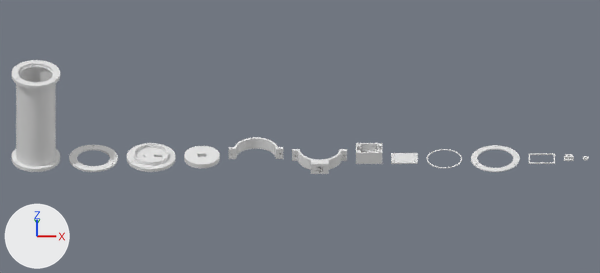
What one commit did to the Blender file beam/enclosures/beam_enclosures.blend.
Both versions are drawn from the file's camera 'preview'. Lighting does not change. The marker at lower left points along +X, +Y and +Z. The first picture is the older version.

Names of what the first picture shows: 'emitter_box', 'emitter_lid', 'receiver_back_cap', 'receiver_lens_ring', 'receiver_sensor_carriage', 'receiver_tube', 'tpu_back_cap_gasket', 'tpu_cable_grommet', 'tpu_emitter_lid_gasket', 'tpu_laser_ring', 'tpu_lens_gasket', 'tripod_collar_bottom', 'tripod_collar_top'.
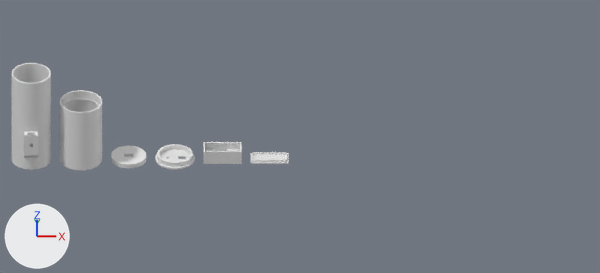
Diff of the bpy script that builds the scene:
```diff
--- a/beam/enclosures/beam_enclosures.blend.py
+++ b/beam/enclosures/beam_enclosures.blend.py
@@ me_receiver_tube_002 @@
-me_receiver_tube_002.from_pydata(...)  # 2239 vertices, 1016 faces; spans x -41.0..41.0, y -41.0..41.0, z 0.0..172.0
+me_receiver_tube_002.from_pydata(...)  # 1154 vertices, 588 faces; spans x -33.0..33.0, y -44.0..33.0, z 0.0..172.0
+# me_receiver_tube_002 part 1: 6 vertices moved within x -25.0..25.0, y -28.0..28.0, z 172.0; 1849 vertices removed from x -41.0..41.0, y -41.0..41.0, z 0.0..172.0; 764 vertices added at x -33.0..33.0, y -44.0..30.0, z 0.0..169.0
@@ me_receiver_back_cap_002 @@
-me_receiver_back_cap_002.from_pydata(...)  # 1036 vertices, 532 faces; spans x -41.3..41.3, y -41.3..41.3, z 0.0..12.0
+me_receiver_back_cap_002.from_pydata(...)  # 946 vertices, 482 faces; spans x -33.3..33.3, y -33.3..33.3, z 0.0..11.0
+# me_receiver_back_cap_002 part 2: 1000 vertices removed from x -41.3..41.3, y -41.3..41.3, z 0.0..12.0; 910 vertices added at x -33.3..33.3, y -33.3..33.3, z 0.0..11.0
@@ me_emitter_box_001 @@
-me_emitter_box_001.from_pydata(...)  # 869 vertices, 442 faces; spans x -22.4..22.4, y -15.4..15.4, z 0.0..22.4
+me_emitter_box_001.from_pydata(...)  # 332 vertices, 178 faces; spans x -32.4..32.4, y -15.4..15.4, z 0.0..24.4
+# me_emitter_box_001 part 3: 869 vertices removed from x -22.4..22.4, y -15.4..15.4, z 0.0..22.4; 332 vertices added at x -32.4..32.4, y -15.4..15.4, z 0.0..24.4
@@ me_emitter_lid_001 @@
-me_emitter_lid_001.from_pydata(...)  # 200 vertices, 110 faces; spans x -22.4..22.4, y -15.4..15.4, z 0.0..2.4
+me_emitter_lid_001.from_pydata(...)  # 24 vertices, 18 faces; spans x -32.4..32.4, y -15.4..15.4, z 0.0..5.4
+# me_emitter_lid_001 part 4: the whole mesh is rebuilt
@@ ob_receiver_tube @@
 ob_receiver_tube = bpy.data.objects.new('receiver_tube', me_receiver_tube_002)
-ob_receiver_tube.location = (41.3, 0.0, 0.0)
+ob_receiver_tube.location = (33.3, 0.0, 0.0)
@@ ob_receiver_lens_ring @@
-ob_receiver_lens_ring = bpy.data.objects.new('receiver_lens_ring', me_receiver_lens_ring_002)
@@ ob_receiver_back_cap @@
 ob_receiver_back_cap = bpy.data.objects.new('receiver_back_cap', me_receiver_back_cap_002)
-ob_receiver_back_cap.location = (236.5, 0.0, 0.0)
+ob_receiver_back_cap.location = (276.9, 0.0, 0.0)
@@ ob_receiver_sensor_carriage @@
 ob_receiver_sensor_carriage = bpy.data.objects.new('receiver_sensor_carriage', me_receiver_sensor_carriage_001)
-ob_receiver_sensor_carriage.location = (322.8, 0.0, 0.0)
+ob_receiver_sensor_carriage.location = (198.6, 0.0, 0.0)
@@ ob_tripod_collar_bottom @@
-ob_tripod_collar_bottom = bpy.data.objects.new('tripod_collar_bottom', me_tripod_collar_bottom_001)
@@ ob_tripod_collar_top @@
-ob_tripod_collar_top = bpy.data.objects.new('tripod_collar_top', me_tripod_collar_top_001)
@@ ob_emitter_box @@
 ob_emitter_box = bpy.data.objects.new('emitter_box', me_emitter_box_001)
-ob_emitter_box.location = (606.0, 0.0, 0.0)
+ob_emitter_box.location = (357.6, 0.0, 0.0)
@@ ob_emitter_lid @@
 ob_emitter_lid = bpy.data.objects.new('emitter_lid', me_emitter_lid_001)
-ob_emitter_lid.location = (665.8, 0.0, 0.0)
+ob_emitter_lid.location = (437.4, 0.0, 0.0)
@@ ob_tpu_lens_gasket @@
-ob_tpu_lens_gasket = bpy.data.objects.new('tpu_lens_gasket', me_tpu_lens_gasket_001)
@@ ob_tpu_back_cap_gasket @@
-ob_tpu_back_cap_gasket = bpy.data.objects.new('tpu_back_cap_gasket', me_tpu_back_cap_gasket_002)
@@ ob_tpu_emitter_lid_gasket @@
-ob_tpu_emitter_lid_gasket = bpy.data.objects.new('tpu_emitter_lid_gasket', me_tpu_emitter_lid_gasket_001)
@@ ob_tpu_cable_grommet @@
-ob_tpu_cable_grommet = bpy.data.objects.new('tpu_cable_grommet', me_tpu_cable_grommet_002)
@@ ob_tpu_laser_ring @@
-ob_tpu_laser_ring = bpy.data.objects.new('tpu_laser_ring', me_tpu_laser_ring_001)
@@ ob_receiver_hood @@
+ob_receiver_hood = bpy.data.objects.new('receiver_hood', me_receiver_hood_001)  # 1152 vertices, 648 faces; spans x -36.0..36.0, y -36.0..36.0, z 0.0..115.0
+ob_receiver_hood.location = (117.6, 0.0, 0.0)
```

Where the change shows, as pixel boxes (x1, y1, x2, y2) in the pictures (600 x 273 px):
'receiver_tube', reshaped, moved (18% narrower): before (12, 60, 60, 172); after (12, 63, 51, 169)
'receiver_hood', added: after (60, 90, 102, 170)
'receiver_back_cap', reshaped, moved (16% narrower, 13% shorter): before (127, 143, 175, 172); after (155, 144, 195, 169)
'emitter_box', reshaped, moved (48% wider): before (356, 143, 382, 164); after (203, 142, 242, 164)
'receiver_sensor_carriage', moved: before (184, 146, 220, 168); after (111, 146, 146, 168)
'emitter_lid', reshaped, moved (39% wider, 8% taller): before (391, 153, 418, 164); after (251, 152, 289, 164)
'tripod_collar_bottom', deleted: before (292, 149, 347, 174)
'receiver_lens_ring', deleted: before (69, 145, 118, 172)
'tripod_collar_top', deleted: before (229, 137, 283, 159)
'tpu_back_cap_gasket', deleted: before (471, 145, 520, 172)
'tpu_emitter_lid_gasket', deleted: before (529, 153, 555, 164)
'tpu_lens_gasket', deleted: before (427, 149, 462, 168)
'tpu_cable_grommet', deleted: before (564, 154, 574, 161)
'tpu_laser_ring', deleted: before (583, 156, 588, 161)
